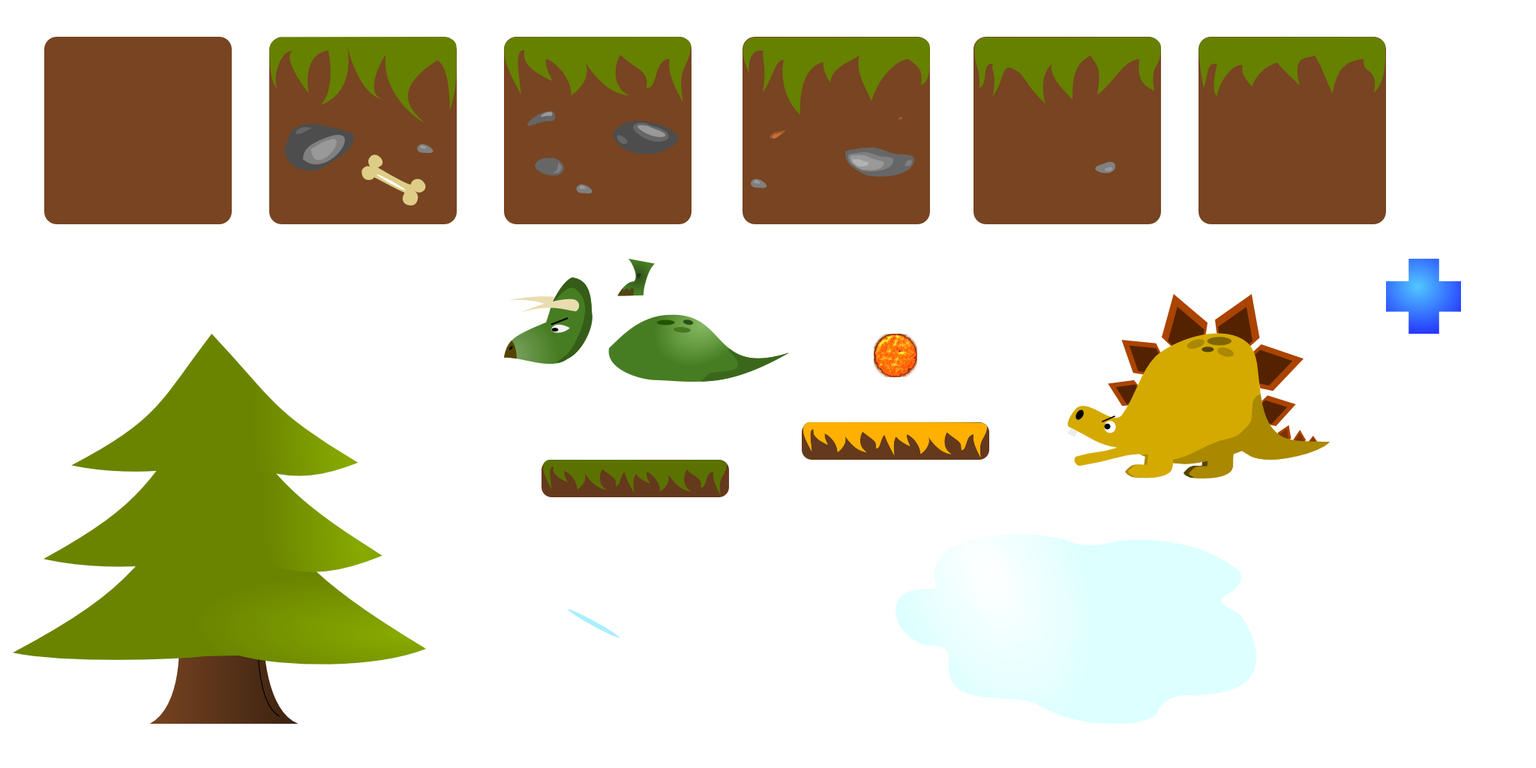
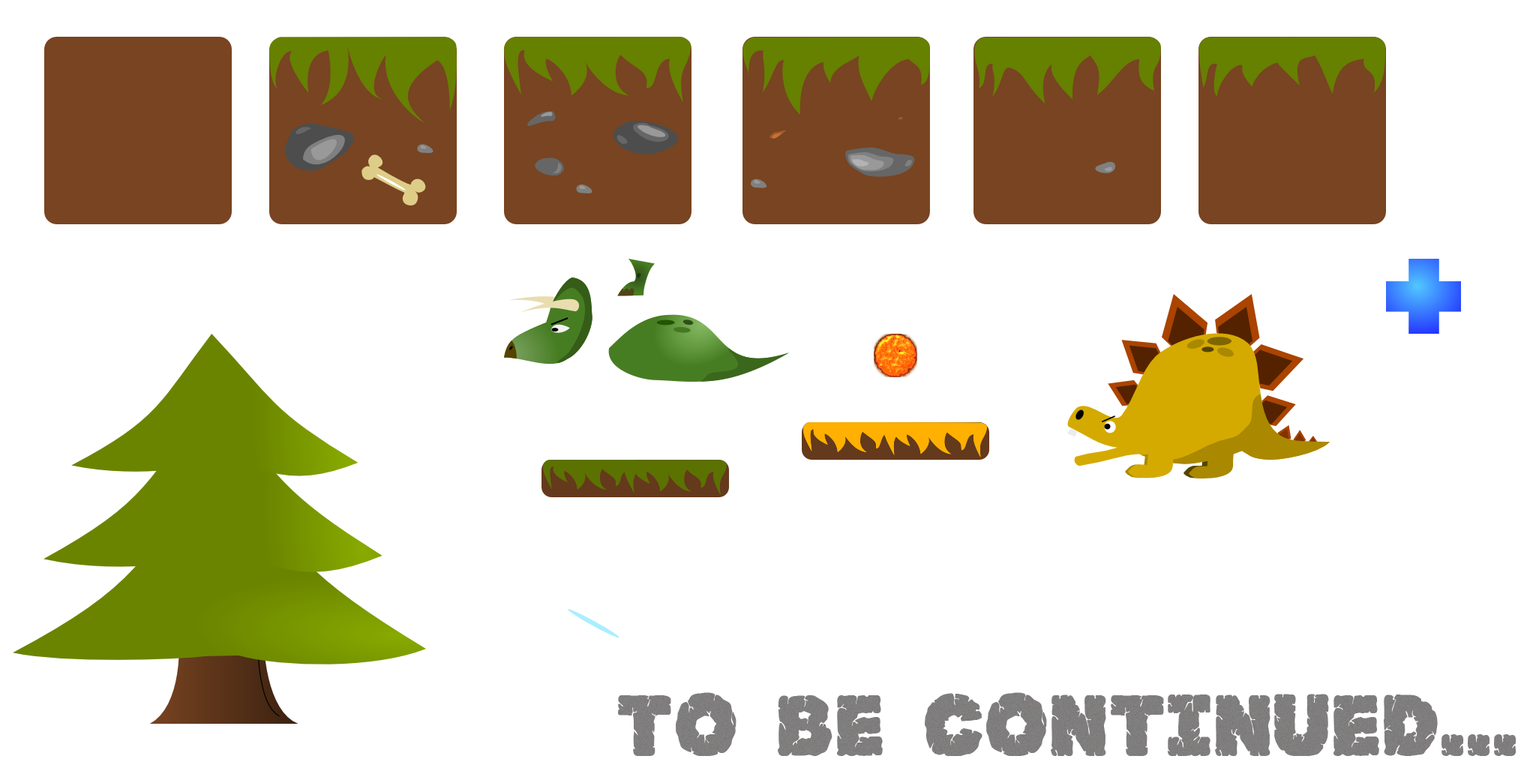
Layers edited between the first and the second (1536, 768) image:
added layer "to be continued..." above "Warstwa 18" over [left=617, top=692, right=1517, bottom=756]
hid "Warstwa 10" over [left=895, top=533, right=1257, bottom=724]
